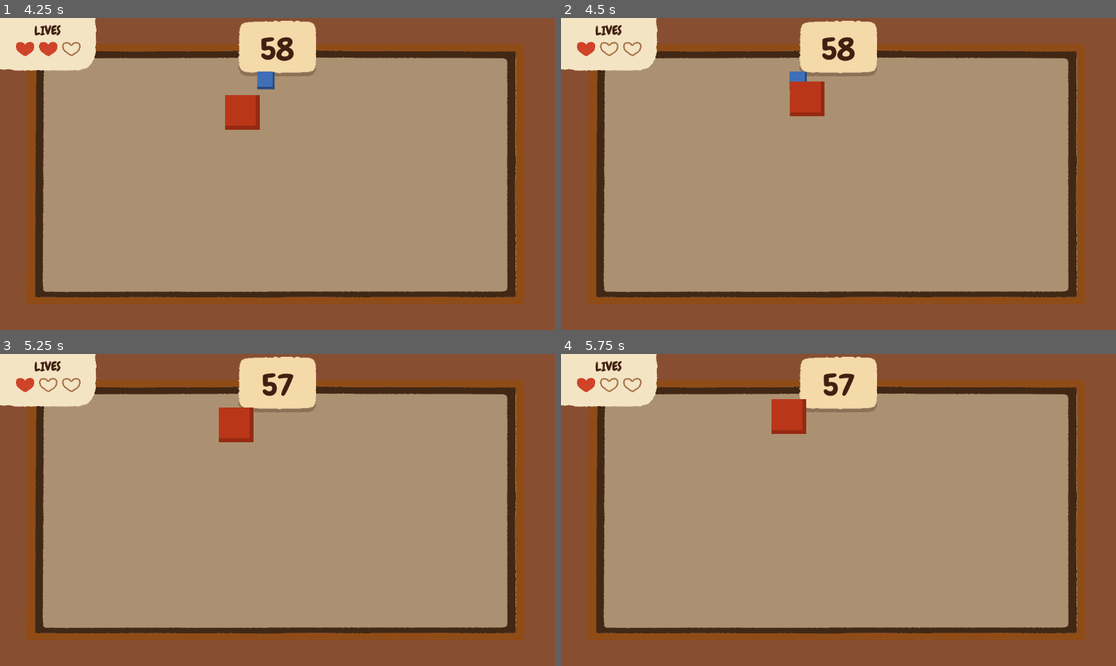
Above: before the commit, frames 1-4 (two rows, left to right).
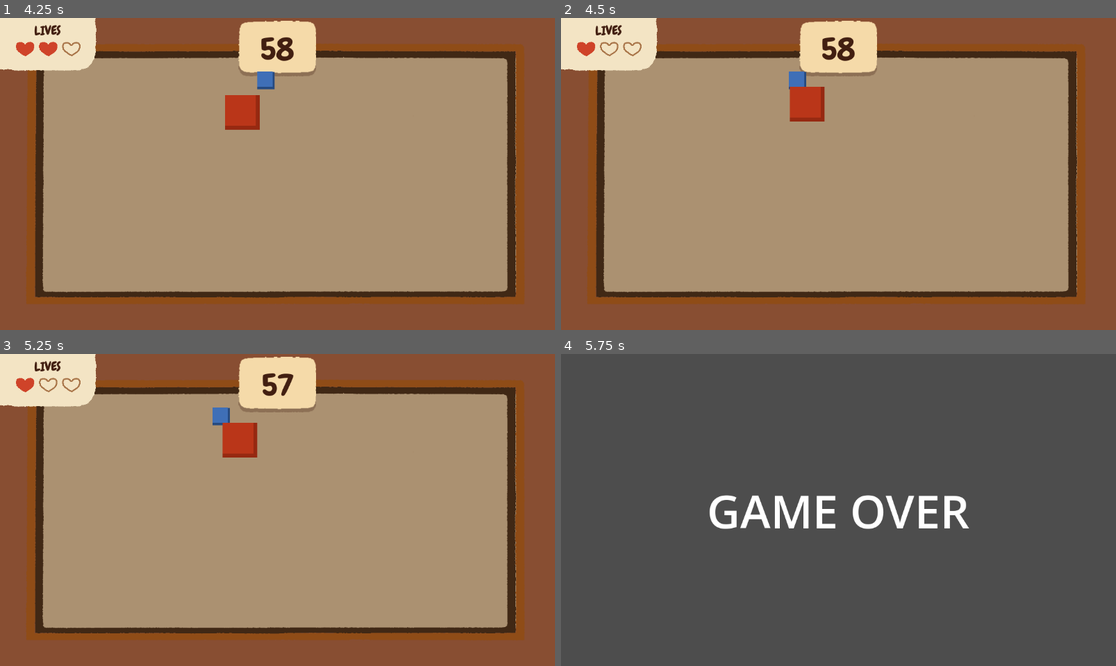
Above: after the commit, the same moments.

Repository: etper/question-mark-game
Game: Godot game, scene res://main.tscn
Two runs of this game, one before a commit and one after it. Both use one fixed random seed, a clock stepped at 60 frames per second and the inputs below.
Inputs:
- Up to frame 1 (4.25 s): hold W (up) 0.53-1.25 s; click "Earth" at 1.25 s; hold W (up) 2.03-2.75 s; click "3" at 2.75 s; click "4" at 3.5 s
- Up to frame 2 (4.5 s): hold A (left) from 4.28 s (still down)
- Up to frame 3 (5.25 s): release A (left) at 5 s; click "27" at 5 s
- Up to frame 4 (5.75 s): no input

Frame 1 is identical in both runs. In frame 2, 0.3% of the frame differs, in the area x 41-48%, y 17-34%; in frame 3, 0.9%; in frame 4, 100%, in the area x 0-100%, y 0-100%.
Error after the commit: Cannot call method 'create_timer' on a null value. (res://monster.gd:38)

Commit message:
enemy finally dmg player

Diff:
--- a/Monster.tscn
+++ b/Monster.tscn
@@ -6,7 +6,7 @@
 size = Vector2(64, 64)
 
 [node name="Monster" type="CharacterBody2D" unique_id=1018400324]
-collision_mask = 2
+collision_layer = 2
 script = ExtResource("1_vb3nq")
 
 [node name="CollisionShape2D2" type="CollisionShape2D" parent="." unique_id=1837606843]
@@ -27,6 +27,7 @@
 color = Color(0.7294118, 0.21176471, 0.09803922, 1)
 
 [node name="Area2D" type="Area2D" parent="." unique_id=1908041806]
+collision_layer = 8
 
 [node name="CollisionShape2D" type="CollisionShape2D" parent="Area2D" unique_id=2085779188]
 shape = SubResource("RectangleShape2D_vb3nq")
--- a/monster.gd
+++ b/monster.gd
@@ -15,10 +15,13 @@
 	velocity = direction * SPEED
 	move_and_slide()
 
-func _on_area_2d_body_entered(body):
-	if body.name != "Player":
-		return
+	for i in get_slide_collision_count():
+		var collision = get_slide_collision(i)
 
+		if collision.get_collider().name == "Player":
+			damage_player()
+
+func damage_player():
 	if !can_damage:
 		return
 
